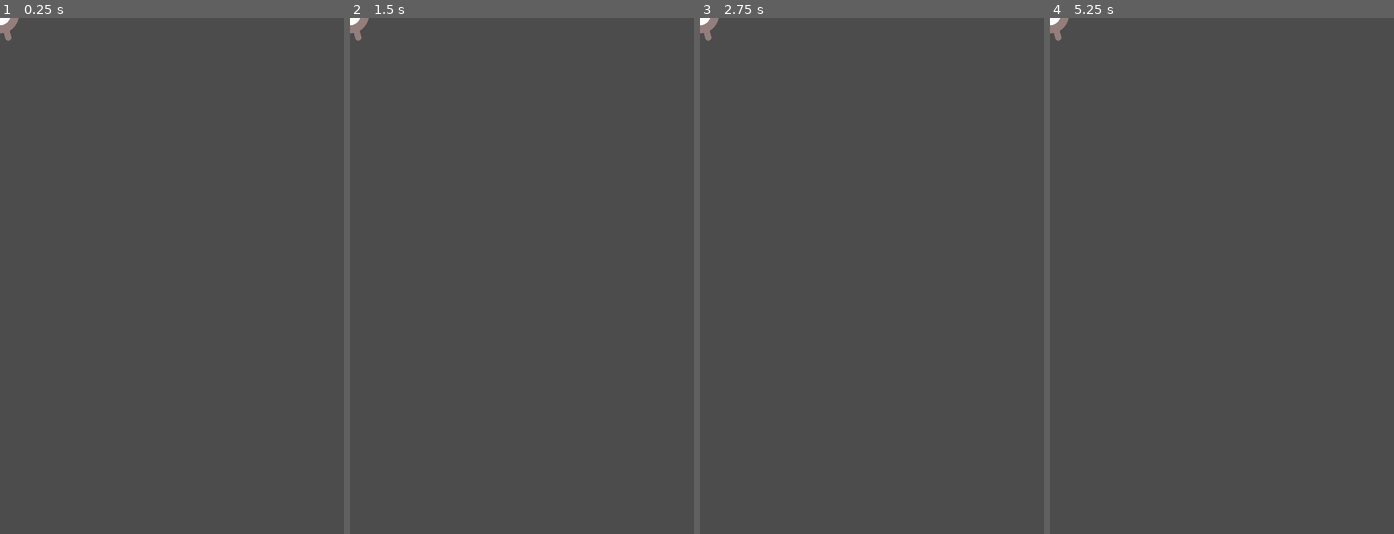
Above: before the commit, frames 1-4 (left to right).
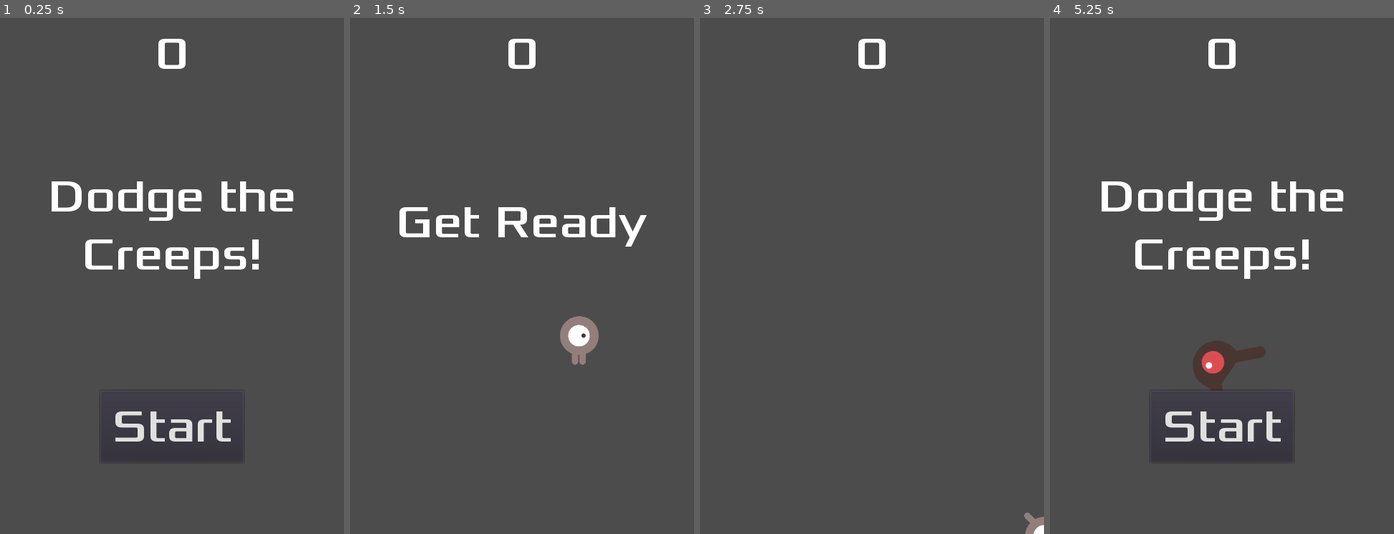
Above: after the commit, the same moments.

Repository: NitiJaru/demoGoDot
Game: Godot game, scene res://Main.tscn
Same seed, same stepped clock (60 frames per second), same inputs: the game is played once before the commit and once after it. Before the commit the project starts from res://Player.tscn.
Inputs (mouse positions are in pixels of both pictures, inside the frame that each line leads up to):
- Up to frame 1 (0.25 s): no input
- Up to frame 2 (1.5 s): click (522, 425) at 0.5 s, where only the run after the commit has a clickable "Start"; tap Enter at 1.25 s; hold Right (ui_right) from 1.28 s (still down)
- Up to frame 3 (2.75 s): release Right (ui_right) at 2.03 s; hold Down (ui_down) from 2.03 s (still down)
- Up to frame 4 (5.25 s): release Down (ui_down) at 2.78 s; hold Right (ui_right) 2.78-3.53 s; hold Up (ui_up) 3.53-4.28 s; hold Left (ui_left) from 4.28 s (still down)

The runs differ from the first frame. In frame 1, 4.2% of the frame differs, in the area x 0-86%, y 0-86%; in frame 2, 2.9%; in frame 3, 0.6%; in frame 4, 5.3%.
Error before the commit: Parse Error: Mixed tabs and spaces in indentation. (res://Player.gd:16)

Commit message:
initi and implement first-game project (GoDot version)
Signed-off-by: Earn <earndarkness@perfenterprise.com>

Diff:
--- a/src/myFirstGame/HUD.gd
+++ b/src/myFirstGame/HUD.gd
@@ -1,7 +1,6 @@
 extends CanvasLayer
 
 signal start_game
-
 
 func _ready():
 	# Called when the node is added to the scene for the first time.
@@ -26,11 +25,8 @@
 func _on_StartButton_pressed():
     $StartButton.hide()
     emit_signal("start_game")
+    pass # replace with function body
 
 func _on_MessageTimer_timeout():
     $MessageLabel.hide()
-
-#func _process(delta):
-#	# Called every frame. Delta is time since last frame.
-#	# Update game logic here.
-#	pass
+    pass # replace with function body
--- a/src/myFirstGame/HUD.tscn
+++ b/src/myFirstGame/HUD.tscn
@@ -7,7 +7,7 @@
 
 size = 64
 use_mipmaps = false
-use_filter = true
+use_filter = false
 font_data = ExtResource( 2 )
 _sections_unfolded = [ "Font", "Settings" ]
 
@@ -15,7 +15,7 @@
 
 size = 64
 use_mipmaps = false
-use_filter = true
+use_filter = false
 font_data = ExtResource( 2 )
 _sections_unfolded = [ "Font", "Settings" ]
 
@@ -116,7 +116,7 @@
 
 process_mode = 1
 wait_time = 2.0
-one_shot = false
+one_shot = true
 autostart = false
 
 [connection signal="pressed" from="StartButton" to="." method="_on_StartButton_pressed"]
--- a/src/myFirstGame/Main.gd
+++ b/src/myFirstGame/Main.gd
@@ -4,29 +4,38 @@
 var score
 
 func _ready():
-	randomize()
-	pass
+    randomize()
+    pass
 
 #func _process(delta):
 #	# Called every frame. Delta is time since last frame.
 #	# Update game logic here.
 #	pass
 
+
 func game_over():
     $ScoreTimer.stop()
     $MobTimer.stop()
+    $HUD.show_game_over()
+    pass # replace with function body
 
 func new_game():
     score = 0
     $Player.start($StartPosition.position)
     $StartTimer.start()
+    $HUD.update_score(score)
+    $HUD.show_message("Get Ready")
 
 func _on_StartTimer_timeout():
     $MobTimer.start()
     $ScoreTimer.start()
+    pass # replace with function body
 
 func _on_ScoreTimer_timeout():
     score += 1
+    $HUD.update_score(score)
+    pass # replace with function body
+
 
 func _on_MobTimer_timeout():
     # Choose a random location on Path2D.
@@ -43,3 +52,4 @@
     mob.rotation = direction
     # Choose the velocity.
     mob.set_linear_velocity(Vector2(rand_range(mob.min_speed, mob.max_speed), 0).rotated(direction))
+    pass # replace with function body
--- a/src/myFirstGame/Main.tscn
+++ b/src/myFirstGame/Main.tscn
@@ -1,23 +1,23 @@
-[gd_scene load_steps=5 format=2]
+[gd_scene load_steps=6 format=2]
 
-[ext_resource path="res://HUD.gd" type="Script" id=1]
-[ext_resource path="res://Player.tscn" type="PackedScene" id=2]
-[ext_resource path="res://HUD.tscn" type="PackedScene" id=3]
+[ext_resource path="res://Main.gd" type="Script" id=1]
+[ext_resource path="res://Mob.tscn" type="PackedScene" id=2]
+[ext_resource path="res://Player.tscn" type="PackedScene" id=3]
+[ext_resource path="res://HUD.tscn" type="PackedScene" id=4]
 
 [sub_resource type="Curve2D" id=1]
 
 bake_interval = 5.0
 _data = {
-"points": PoolVector2Array( 0, 0, 0, 0, 0.208801, -0.471924, 0, 0, 0, 0, 476.528, -1.97926, 0, 0, 0, 0, 479.543, 720.037, 0, 0, 0, 0, -1.29852, 721.544, 0, 0, 0, 0, 0.208801, -0.471924 )
+"points": PoolVector2Array( 0, 0, 0, 0, -0.0228882, -0.0706525, 0, 0, 0, 0, 480.019, 0.111965, 0, 0, 0, 0, 481.059, 719.409, 0, 0, 0, 0, -0.276482, 719.897, 0, 0, 0, 0, -0.0228882, -0.0706525 )
 }
 
 [node name="Main" type="Node"]
 
 script = ExtResource( 1 )
+Mob = ExtResource( 2 )
 
-[node name="Player" parent="." index="0" instance=ExtResource( 2 )]
-
-position = Vector2( 240, 360 )
+[node name="Player" parent="." index="0" instance=ExtResource( 3 )]
 
 [node name="MobTimer" type="Timer" parent="." index="1"]
 
@@ -53,8 +53,8 @@
 
 [node name="MobSpawnLocation" type="PathFollow2D" parent="MobPath" index="0"]
 
-position = Vector2( 0.208801, -0.471924 )
-rotation = -0.00316453
+position = Vector2( -0.0228882, -0.0706525 )
+rotation = 0.000380422
 offset = 0.0
 h_offset = 0.0
 v_offset = 0.0
@@ -72,3 +72,5 @@
 [connection signal="timeout" from="ScoreTimer" to="." method="_on_ScoreTimer_timeout"]
 
 [connection signal="timeout" from="StartTimer" to="." method="_on_StartTimer_timeout"]
+
+[connection signal="start_game" from="HUD" to="." method="new_game"]
--- a/src/myFirstGame/Mob.gd
+++ b/src/myFirstGame/Mob.gd
@@ -5,8 +5,15 @@
 var mob_types = ["walk", "swim", "fly"]
 
 func _ready():
-	$AnimatedSprite.animation = mob_types[randi() % mob_types.size()]
-	pass
+    $AnimatedSprite.animation = mob_types[randi() % mob_types.size()]
+    pass
+
+#func _process(delta):
+#	# Called every frame. Delta is time since last frame.
+#	# Update game logic here.
+#	pass
+
 
 func _on_Visibility_screen_exited():
     queue_free()
+    pass # replace with function body
--- a/src/myFirstGame/Mob.tscn
+++ b/src/myFirstGame/Mob.tscn
@@ -1,41 +1,40 @@
 [gd_scene load_steps=10 format=2]
 
 [ext_resource path="res://Mob.gd" type="Script" id=1]
-[ext_resource path="res://art/enemyWalking_1.png" type="Texture" id=2]
-[ext_resource path="res://art/enemyWalking_2.png" type="Texture" id=3]
-[ext_resource path="res://art/enemySwimming_1.png" type="Texture" id=4]
-[ext_resource path="res://art/enemySwimming_2.png" type="Texture" id=5]
-[ext_resource path="res://art/enemyFlyingAlt_1.png" type="Texture" id=6]
-[ext_resource path="res://art/enemyFlyingAlt_2.png" type="Texture" id=7]
+[ext_resource path="res://art/enemySwimming_1.png" type="Texture" id=2]
+[ext_resource path="res://art/enemySwimming_2.png" type="Texture" id=3]
+[ext_resource path="res://art/enemyFlyingAlt_1.png" type="Texture" id=4]
+[ext_resource path="res://art/enemyFlyingAlt_2.png" type="Texture" id=5]
+[ext_resource path="res://art/enemyWalking_1.png" type="Texture" id=6]
+[ext_resource path="res://art/enemyWalking_2.png" type="Texture" id=7]
 
 [sub_resource type="SpriteFrames" id=1]
 
 animations = [ {
 "frames": [ ExtResource( 2 ), ExtResource( 3 ) ],
 "loop": true,
-"name": "walk",
+"name": "swim",
 "speed": 4.0
 }, {
 "frames": [ ExtResource( 4 ), ExtResource( 5 ) ],
 "loop": true,
-"name": "swim",
+"name": "fly",
 "speed": 3.0
 }, {
 "frames": [ ExtResource( 6 ), ExtResource( 7 ) ],
 "loop": true,
-"name": "fly",
+"name": "walk",
 "speed": 4.0
 } ]
 
 [sub_resource type="CapsuleShape2D" id=2]
 
 custom_solver_bias = 0.0
-radius = 9.97886
-height = 17.5783
+radius = 46.7812
+height = -22.935
 
 [node name="Mob" type="RigidBody2D" index="0"]
 
-rotation = 1.5708
 input_pickable = false
 collision_layer = 1
 collision_mask = 0
@@ -69,10 +68,11 @@
 
 [node name="CollisionShape2D" type="CollisionShape2D" parent="." index="1"]
 
-position = Vector2( 0.260304, -0.737484 )
-scale = Vector2( 4.86501, 1.94829 )
 shape = SubResource( 2 )
+_sections_unfolded = [ "Transform" ]
 
 [node name="Visibility" type="VisibilityNotifier2D" parent="." index="2"]
 
 rect = Rect2( -10, -10, 20, 20 )
+
+[connection signal="screen_exited" from="Visibility" to="." method="_on_Visibility_screen_exited"]
--- a/src/myFirstGame/Player.gd
+++ b/src/myFirstGame/Player.gd
@@ -1,4 +1,5 @@
 extends Area2D
+
 signal hit
 
 export (int) var speed  # How fast the player will move (pixels/sec).
@@ -6,48 +7,43 @@
 
 func _ready():
 	screensize = get_viewport_rect().size
+	hide()
 	pass
 
 func _process(delta):
-
-#	Scale charactor movement
-	var velocity = Vector2() # The player's movement vector.
-	if Input.is_action_pressed("ui_right"):
+    var velocity = Vector2() # The player's movement vector.
+    if Input.is_action_pressed("ui_right"):
         velocity.x += 1
-	if Input.is_action_pressed("ui_left"):
+    if Input.is_action_pressed("ui_left"):
         velocity.x -= 1
-	if Input.is_action_pressed("ui_down"):
+    if Input.is_action_pressed("ui_down"):
         velocity.y += 1
-	if Input.is_action_pressed("ui_up"):
+    if Input.is_action_pressed("ui_up"):
         velocity.y -= 1
-	if velocity.length() > 0:
+    if velocity.length() > 0:
         velocity = velocity.normalized() * speed
         $AnimatedSprite.play()
-	else:
+    else:
         $AnimatedSprite.stop()
+    position += velocity * delta
+    position.x = clamp(position.x, 0, screensize.x)
+    position.y = clamp(position.y, 0, screensize.y)
 
-#	play charactor movement
-	position += velocity * delta
-	position.x = clamp(position.x, 0, screensize.x)
-	position.y = clamp(position.y, 0, screensize.y)
-
-#	play charactor movement animation
-	if velocity.x != 0:
+    if velocity.x != 0:
         $AnimatedSprite.animation = "right"
         $AnimatedSprite.flip_v = false
         $AnimatedSprite.flip_h = velocity.x < 0
-	elif velocity.y != 0:
+    elif velocity.y != 0:
         $AnimatedSprite.animation = "up"
         $AnimatedSprite.flip_v = velocity.y > 0
-	pass
 
 func _on_Player_body_entered(body):
-	hide() # Player disappears after being hit.
-	emit_signal("hit")
-	$CollisionShape2D.disabled = true
-	pass # replace with function body
+    hide() # Player disappears after being hit.
+    emit_signal("hit")
+    $CollisionShape2D.disabled = true
+    pass # replace with function body
 
 func start(pos):
-	position = pos
-	show()
-	$CollisionShape2D.disabled = false
+    position = pos
+    show()
+    $CollisionShape2D.disabled = false
--- a/src/myFirstGame/Player.tscn
+++ b/src/myFirstGame/Player.tscn
@@ -23,8 +23,8 @@
 [sub_resource type="CapsuleShape2D" id=2]
 
 custom_solver_bias = 0.0
-radius = 9.96447
-height = 18.6071
+radius = 27.1854
+height = 13.3443
 
 [node name="Player" type="Area2D" index="0"]
 
@@ -36,7 +36,6 @@
 audio_bus_override = false
 audio_bus_name = "Master"
 script = ExtResource( 1 )
-_sections_unfolded = [ "Pause", "Transform" ]
 __meta__ = {
 "_edit_group_": true
 }
@@ -46,14 +45,11 @@
 
 scale = Vector2( 0.5, 0.5 )
 frames = SubResource( 1 )
-animation = "right"
-frame = 1
+animation = "up"
 _sections_unfolded = [ "Transform" ]
 
 [node name="CollisionShape2D" type="CollisionShape2D" parent="." index="1"]
 
-position = Vector2( -0.0871872, 0.489614 )
-scale = Vector2( 2.71622, 1.74567 )
 shape = SubResource( 2 )
 
 [connection signal="body_entered" from="." to="." method="_on_Player_body_entered"]
--- a/src/myFirstGame/project.godot
+++ b/src/myFirstGame/project.godot
@@ -11,14 +11,13 @@
 [application]
 
 config/name="myFirstGame"
-run/main_scene="res://Player.tscn"
+run/main_scene="res://Main.tscn"
 config/icon="res://icon.png"
 
 [display]
 
 window/size/width=480
 window/size/height=720
-window/size/resizable=false
 
 [rendering]
 
Not shown: 1 places in src/myFirstGame/Main.tscn that only renumber resources
